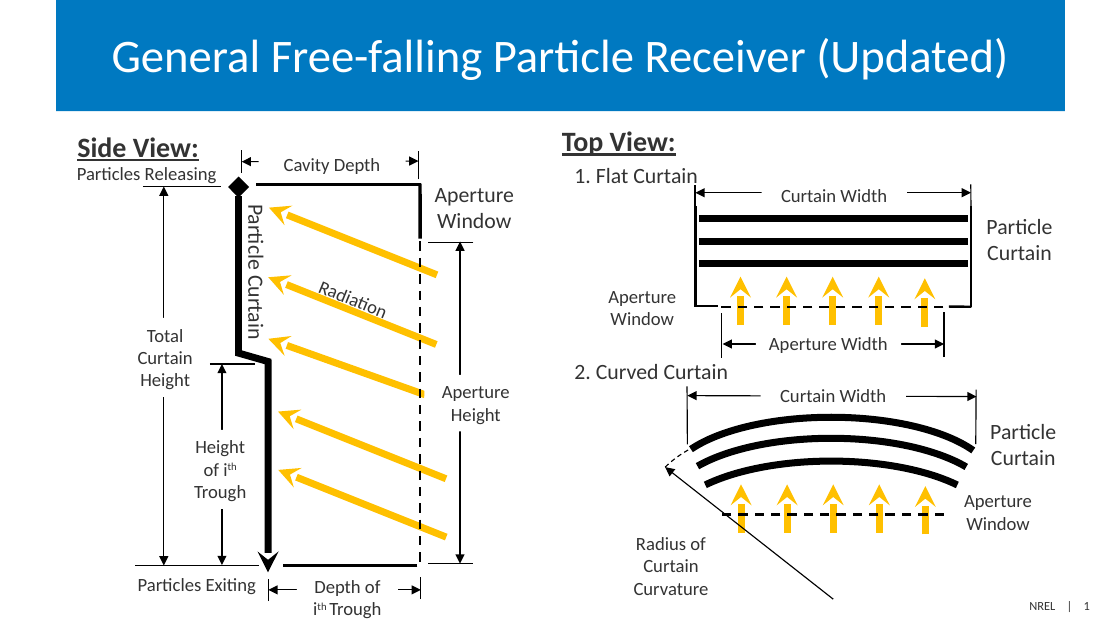
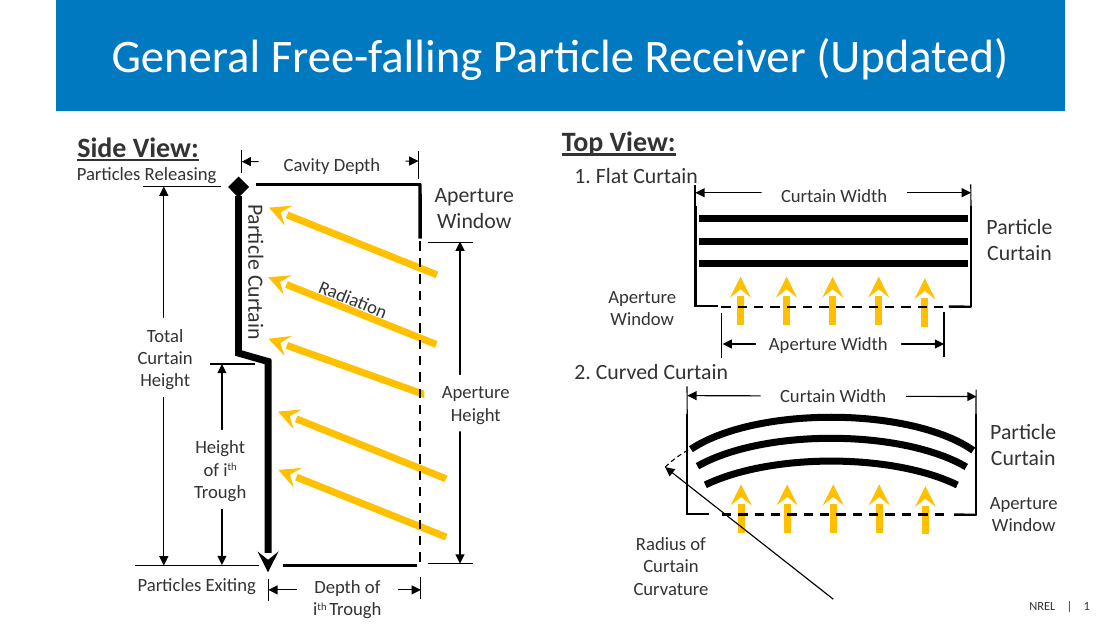
Before and after one commit to NREL/SolarPILOT, a slide deck: slide 1 of help/resource/falling_particle_geometry.pptx. Drawn at 1120x630 pixels with LibreOffice and Linux fonts; fonts in the diff are those of the drawing. Boxes give left, top, right and bottom in pixels: in the first picture for what was removed or moved away, otherwise in the second. Text is boxed around its words. In the diff, an @@ line names an element or a change of style, - is before the commit and + after.

```diff
--- a/help/resource/falling_particle_geometry.pptx
+++ b/help/resource/falling_particle_geometry.pptx
@@ line added from (688, 515) to (688, 414), #000000 1.5 pt @@
@@ line added from (977, 515) to (977, 414), #000000 1.5 pt @@
@@ text "Aperture Window": place and size @@
-text "Aperture Window" at bbox=[964, 495, 1032, 530]
+text "Aperture Window" at bbox=[990, 497, 1058, 531]
@@ line added from (709, 514) to (687, 514), #000000 1.5 pt @@
@@ line added from (977, 515) to (954, 514), #000000 1.5 pt @@
```
